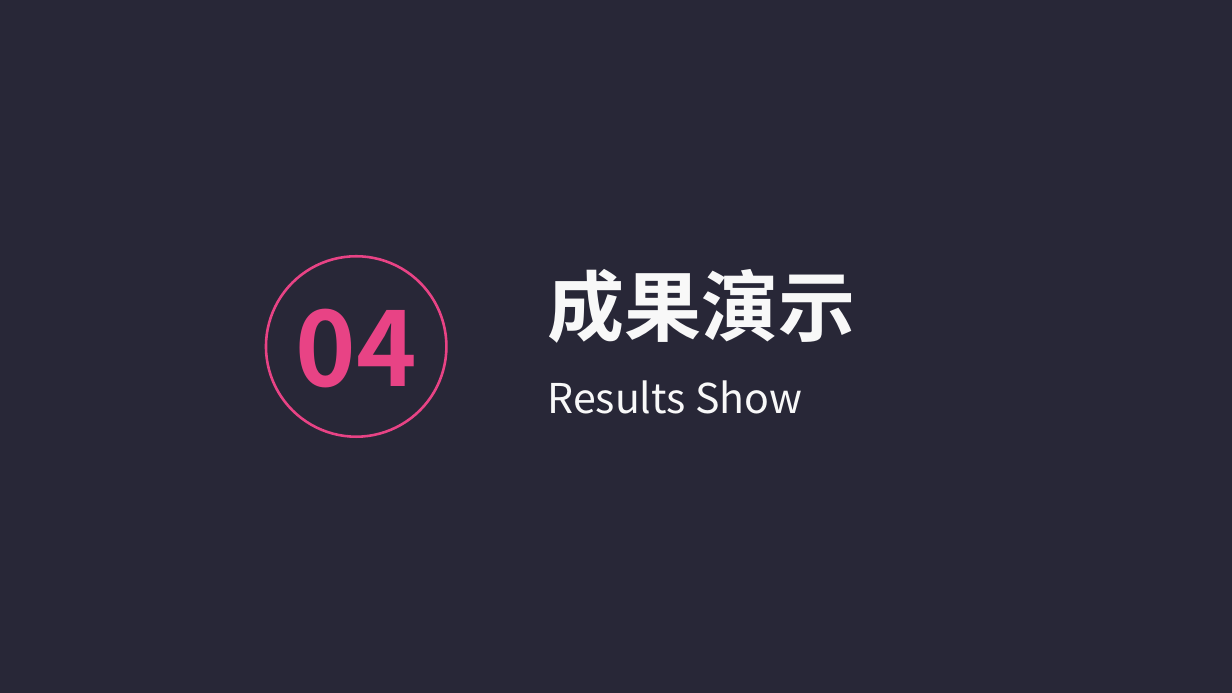
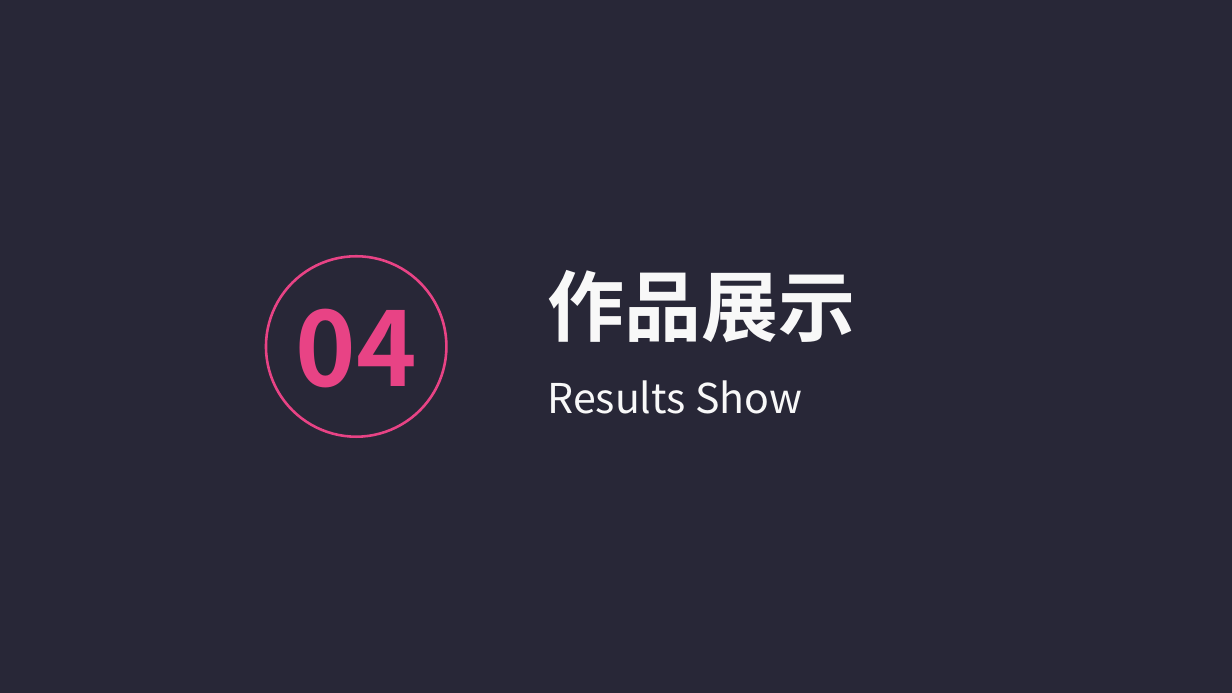
Before and after one commit to logic-basic/Graduation_Project, a slide deck: slide 19 of 答辩演示-党家翮.pptx (slide 20 before the commit). Drawn at 1232x693 pixels with LibreOffice and Linux fonts; fonts in the diff are those of the drawing. Boxes give left, top, right and bottom in pixels: in the first picture for what was removed or moved away, otherwise in the second. Text is boxed around its words. In the diff, an @@ line names an element or a change of style, - is before the commit and + after.

```diff
--- a/答辩演示-党家翮.pptx
+++ b/答辩演示-党家翮.pptx
@@ background #FFFFFF to #282737 @@
@@ rectangle removed at bbox=[0, 0, 1232, 693] @@
@@ text at bbox=[547, 270, 855, 342]: text changed @@
-成果演示
+作品展示
```
Also in this commit, not shown: 20 other slides changed, 1 slide added, 3 slides removed.
